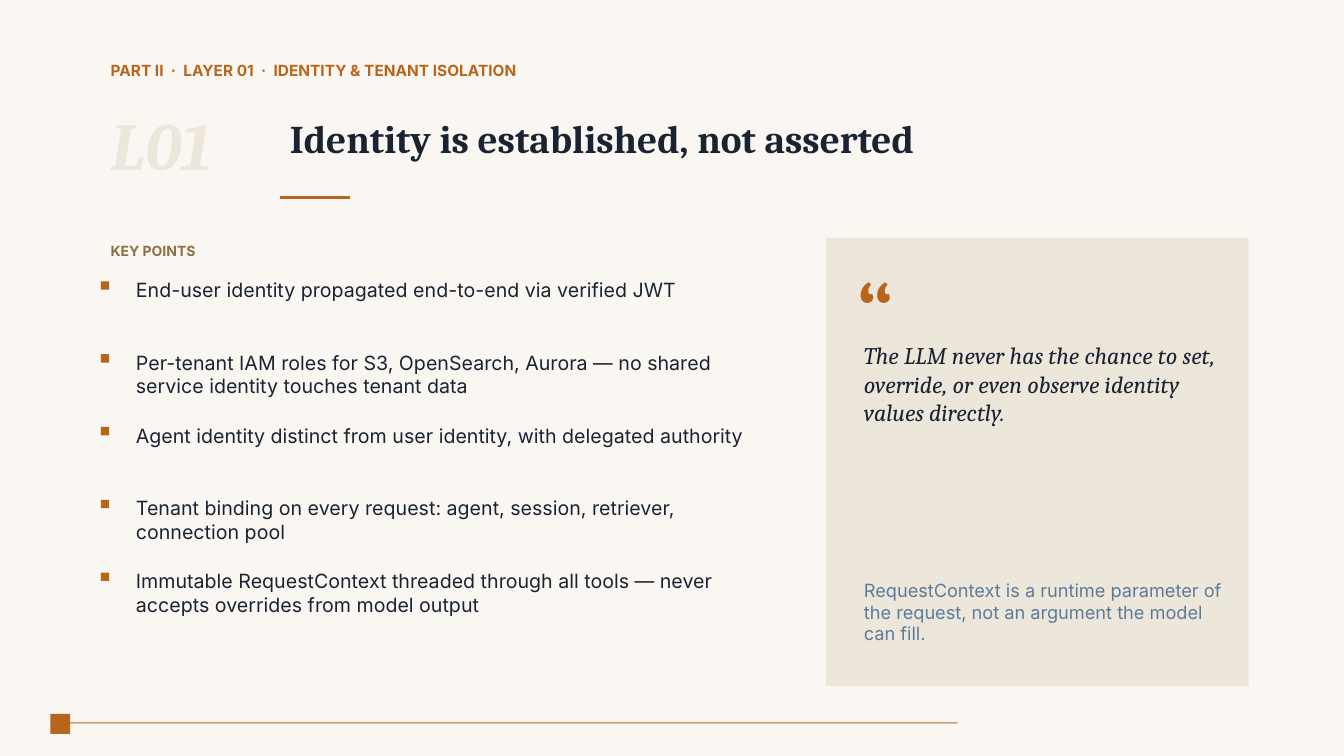
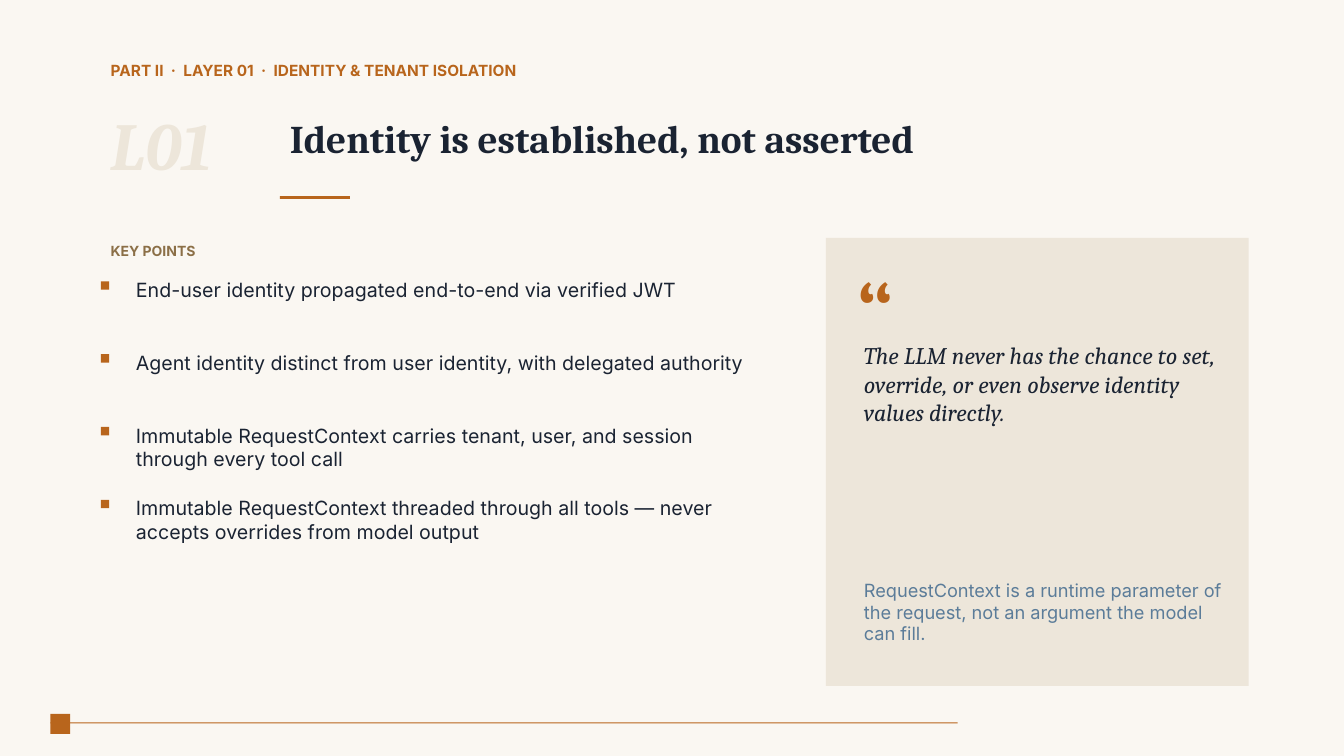
Before and after one commit to srsubramanian/AgentHub-Starter, a slide deck: slide 7 of Claude-by-Anthropic-for-PowerPoint.pptx. Drawn at 1344x756 pixels with LibreOffice and Linux fonts; fonts in the diff are those of the drawing. Boxes give left, top, right and bottom in pixels: in the first picture for what was removed or moved away, otherwise in the second. Text is boxed around its words. In the diff, an @@ line names an element or a change of style, - is before the commit and + after.

```diff
--- a/Claude-by-Anthropic-for-PowerPoint.pptx
+++ b/Claude-by-Anthropic-for-PowerPoint.pptx
@@ text "Agent identity distinct from user ...": place and size @@
-text "Agent identity distinct from user ..." at (136, 428, 743, 448)
+text "Agent identity distinct from user ..." at (136, 355, 743, 375)
@@ text removed at (136, 355, 710, 397) @@
-Per-tenant IAM roles for S3, OpenSearch, Aurora — no shared service identity touches tenant data
@@ text at (136, 428, 693, 471): text changed @@
-Tenant binding on every request: agent, session, retriever, connection pool
+Immutable RequestContext carries tenant, user, and session through every tool call
@@ text "Immutable RequestContext threaded through all ...": place and size @@
-text "Immutable RequestContext threaded through all ..." at (136, 573, 712, 616)
+text "Immutable RequestContext threaded through all ..." at (136, 500, 712, 543)
@@ rectangle removed at (101, 573, 109, 581) @@
```
Also in this commit, not shown: 9 other slides changed, 10 slides removed, 2 other files.
